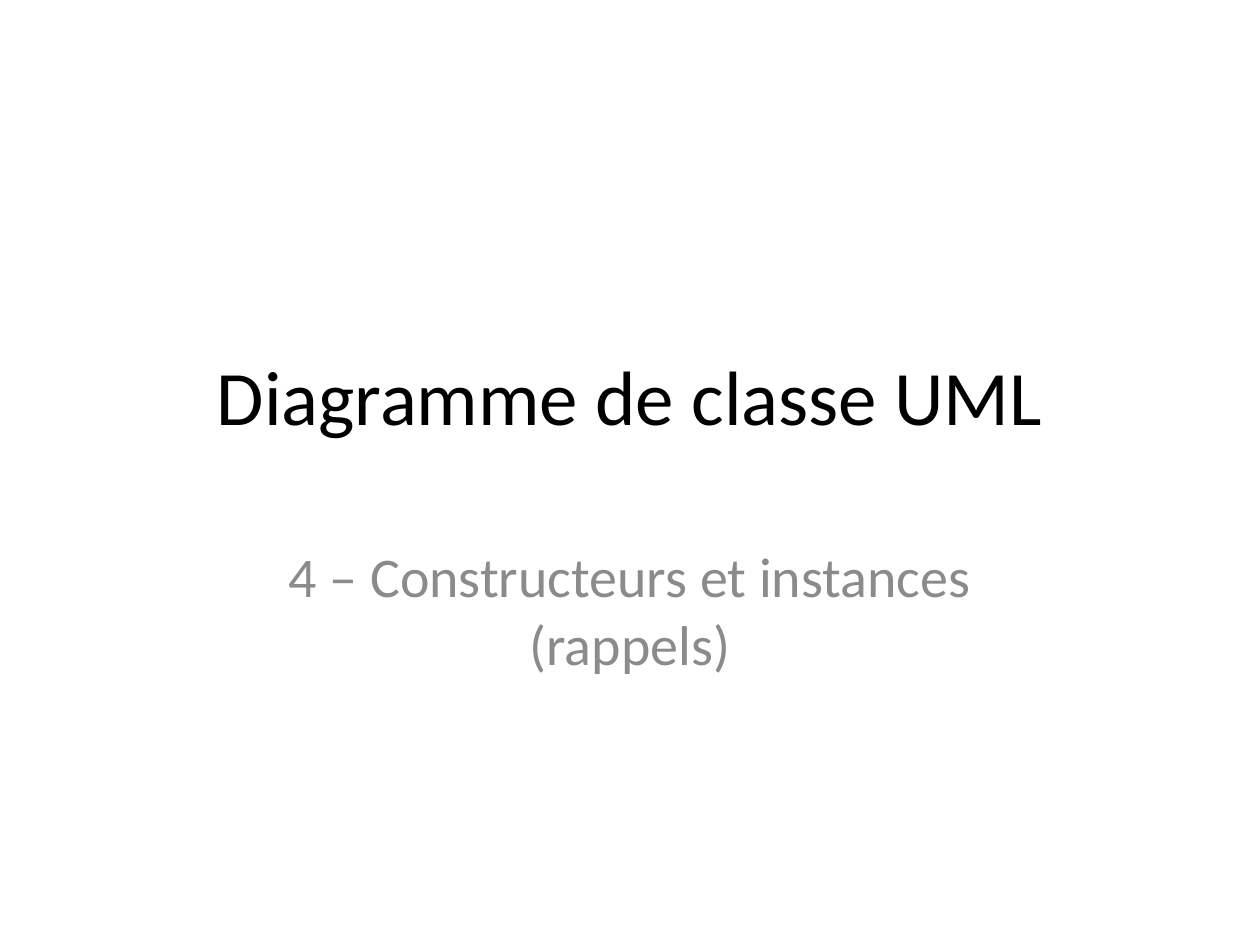
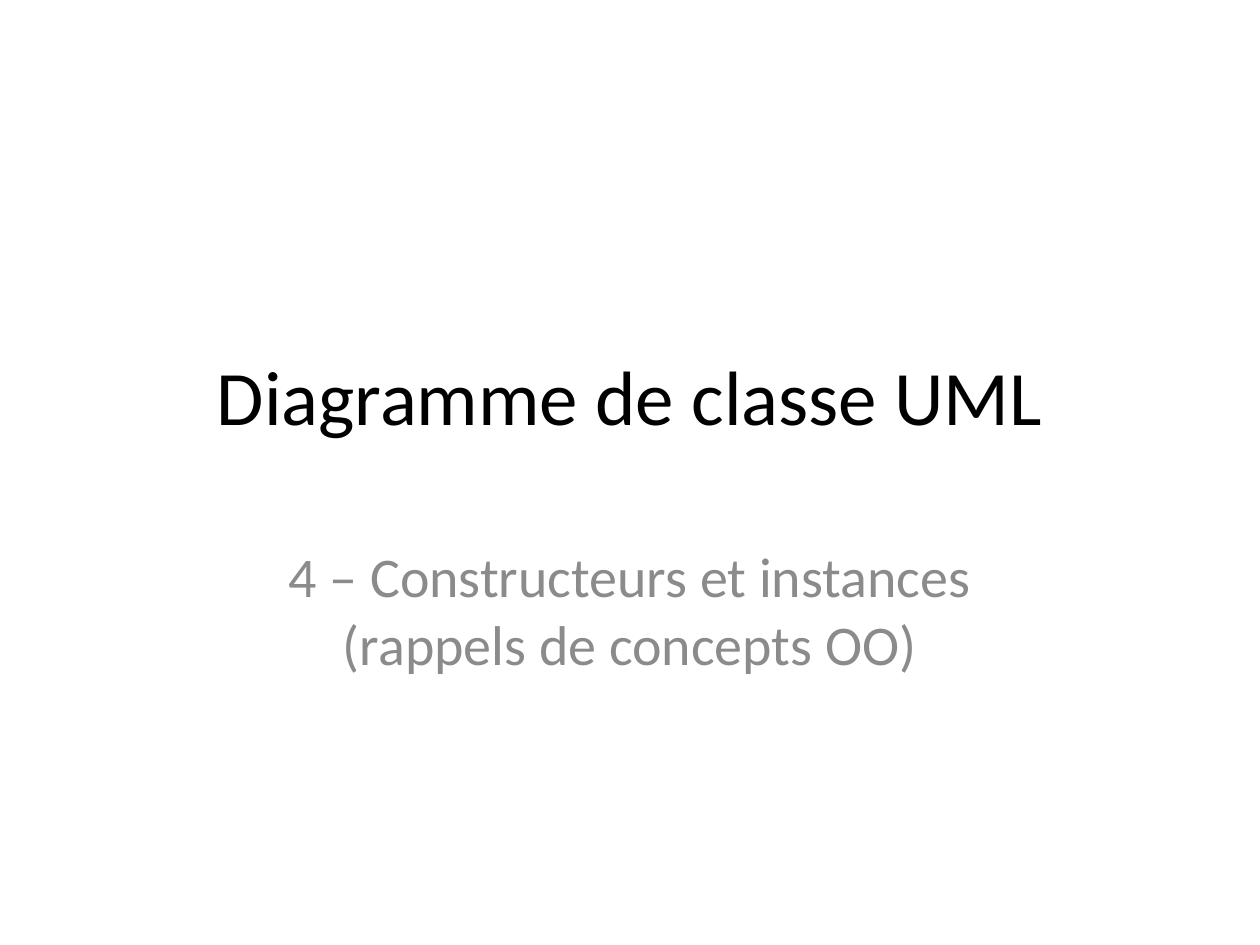
Before and after one commit to profesig/exosOO, a slide deck: slide 1 of Diagramme de classe/L4 - Constructeurs et instances/L4 - Constructeurs et instances.pptx. Drawn at 1260x945 pixels with LibreOffice and Linux fonts; fonts in the diff are those of the drawing. Boxes give left, top, right and bottom in pixels: in the first picture for what was removed or moved away, otherwise in the second. Text is boxed around its words. In the diff, an @@ line names an element or a change of style, - is before the commit and + after.

```diff
--- a/Diagramme de classe/L4 - Constructeurs et instances/L4 - Constructeurs et instances.pptx
+++ b/Diagramme de classe/L4 - Constructeurs et instances/L4 - Constructeurs et instances.pptx
@@ subtitle at (289,558,970,674): text changed @@
-4 – Constructeurs et instances (rappels)
+4 – Constructeurs et instances (rappels de concepts OO)
```
Also in this commit, not shown: 1 other slide changed, 10 other files.
